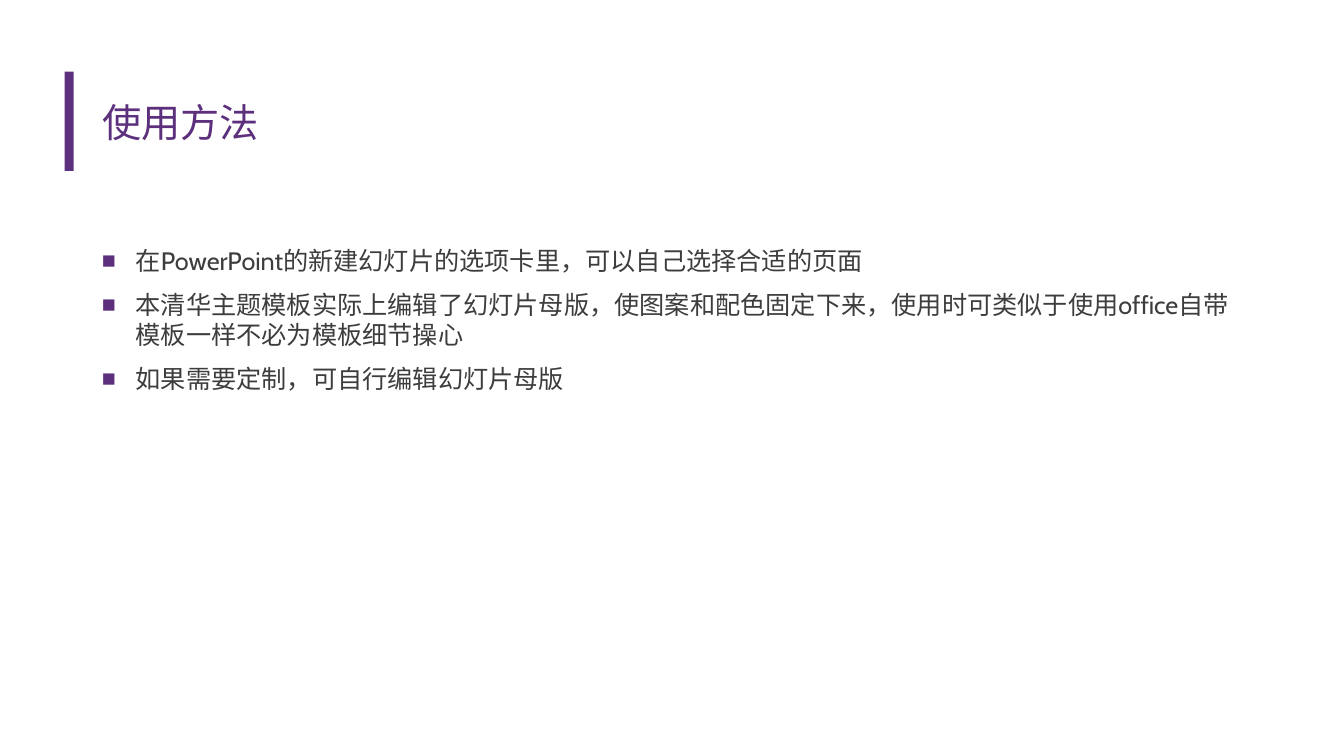
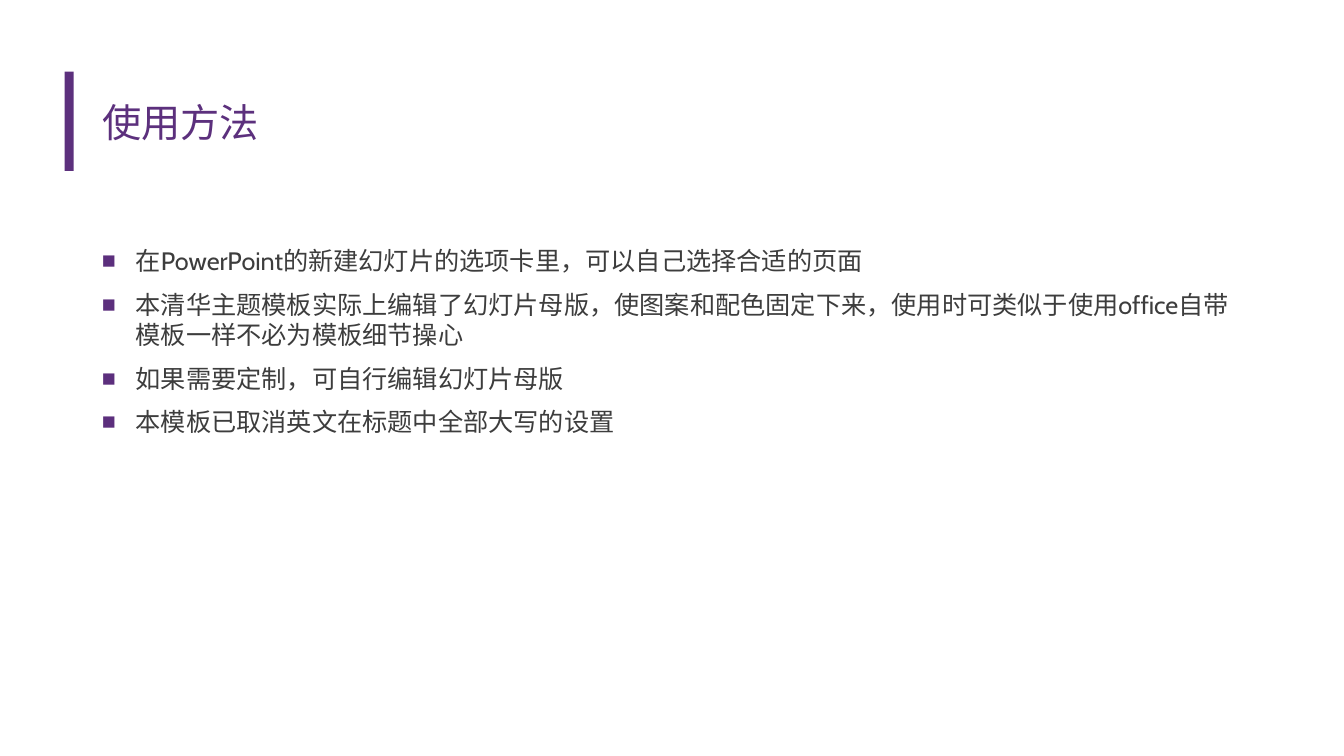
Before and after one commit to atomiechen/THU-PPT-Theme, a slide deck: slide 3 of v2扁平主题16-9.pptx. Drawn at 1344x756 pixels with LibreOffice and Linux fonts; fonts in the diff are those of the drawing. Boxes give left, top, right and bottom in pixels: in the first picture for what was removed or moved away, otherwise in the second. Text is boxed around its words. In the diff, an @@ line names an element or a change of style, - is before the commit and + after.

Commit message:
优化设计：取消标题中英文全大写；调整色块长宽比
标题和目录页的紫色块长宽比设为1.618

```diff
--- a/v2扁平主题16-9.pptx
+++ b/v2扁平主题16-9.pptx
@@ text at <box>136,409,615,433</box>: paragraph added @@
+■ 本模板已取消英文在标题中全部大写的设置
```
Also in this commit, not shown: 5 other slides changed.
